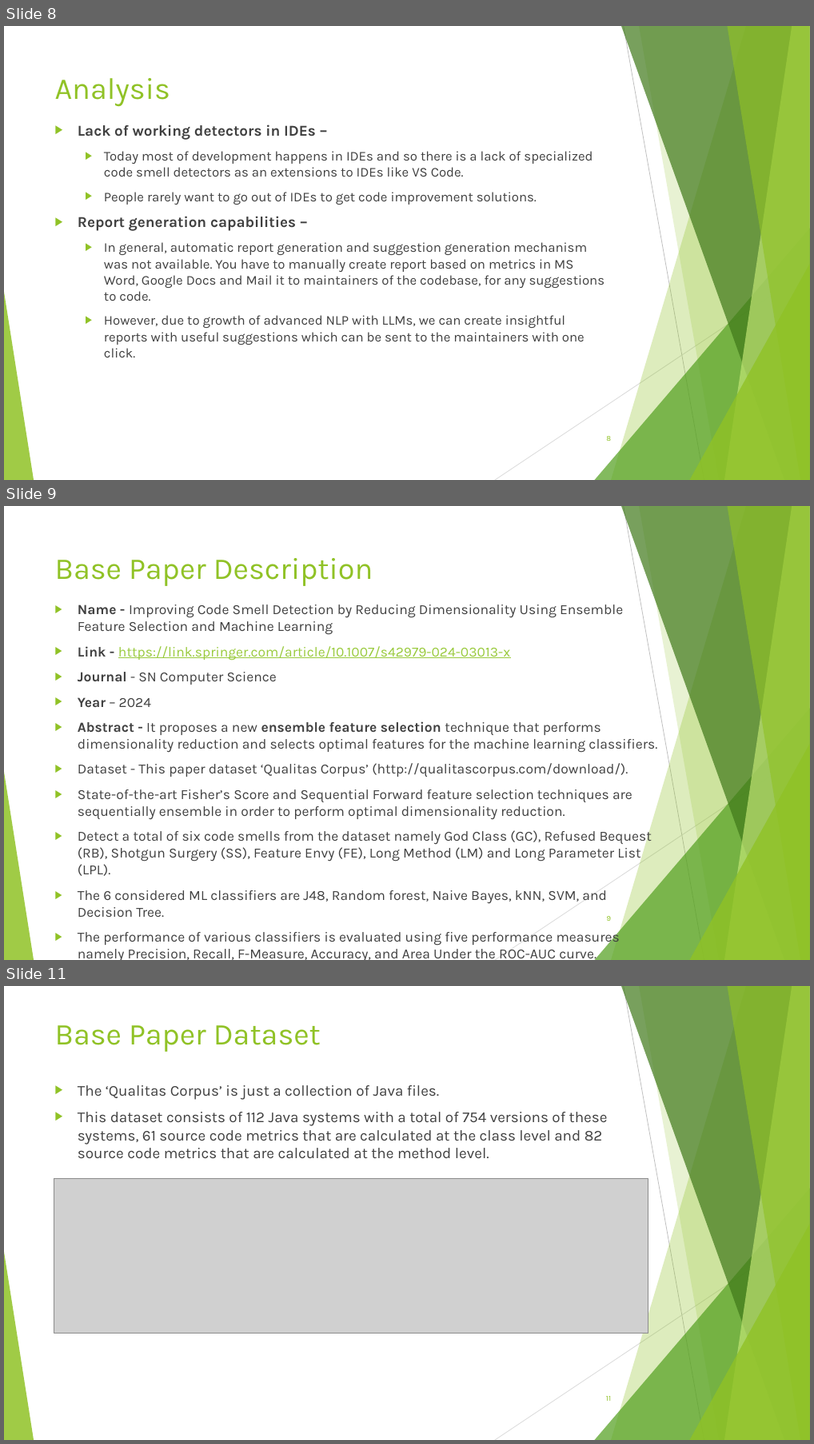
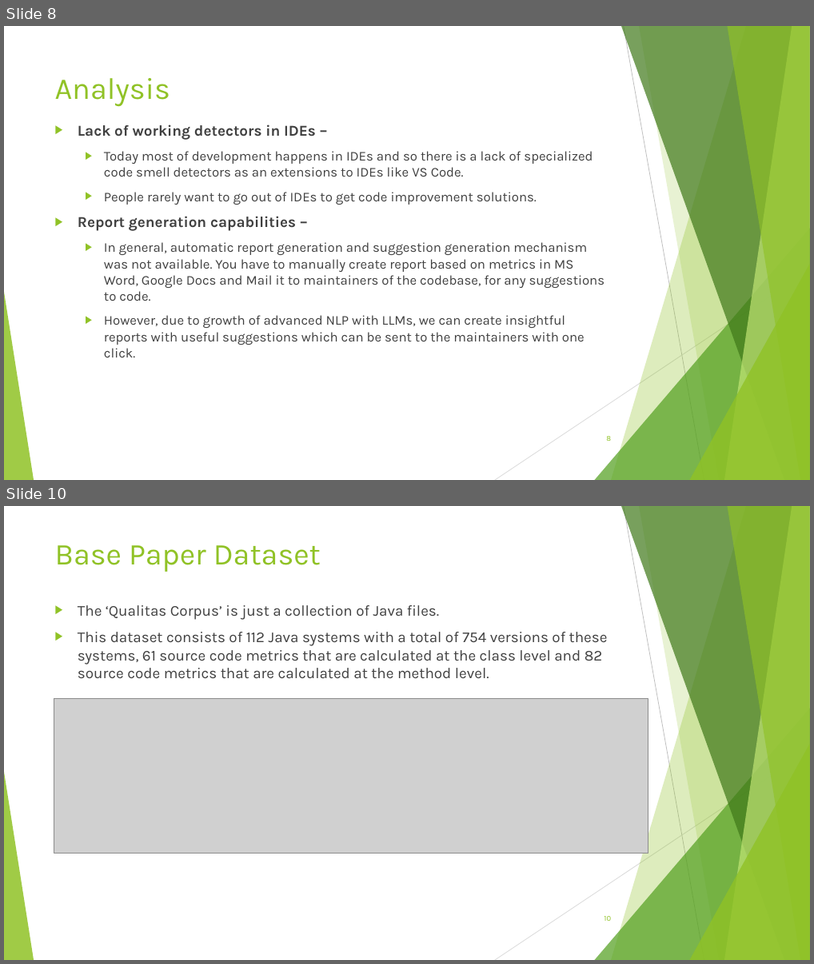
Before and after one commit to SilverDragonOfR/CodeSmell-3, a slide deck: CodeSmell.pptx. Shown one above the other, each under a label of ours: slides 8, 9 and 11 before the commit, slides 8 and 10 after it; the slides between them are not shown. The pictures are 814x1444 and 814x964 pixels, drawn with LibreOffice and Linux fonts; fonts in the diff are those of the drawing; grey boxes stand for pictures. Boxes give left, top, right and bottom in pixels: in the first picture for what was removed or moved away, otherwise in the second. Text is boxed around its words. In the diff, an @@ line names an element or a change of style, - is before the commit and + after.

```diff
--- a/CodeSmell.pptx
+++ b/CodeSmell.pptx
@@ slide 9 removed at (4,506,810,960), background #FFFFFF; not listed: 10 template elements that a slide beside it also shows @@
@@ title removed at (55,558,374,586) @@
-Base Paper Description
@@ text removed at (78,604,658,960) @@
-▶ Name - Improving Code Smell Detection by Reducing Dimensionality Using Ensemble Feature Selection and Machine Learning
-▶ Link - https://link.springer.com/article/10.1007/s42979-024-03013-x
-▶ Journal - SN Computer Science
-▶ Year – 2024
-▶ Abstract - It proposes a new ensemble feature selection technique that performs dimensionality reduction and selects optimal features for the machine learning classifiers.
-▶ Dataset - This paper dataset ‘Qualitas Corpus’ (http://qualitascorpus.com/download/).
-▶ State-of-the-art Fisher’s Score and Sequential Forward feature selection techniques are sequentially ensemble in order to perform optimal dimensionality reduction.
-▶ Detect a total of six code smells from the dataset namely God Class (GC), Refused Bequest (RB), Shotgun Surgery (SS), Feature Envy (FE), Long Method (LM) and Long Parameter List (LPL).
-▶ The 6 considered ML classifiers are J48, Random forest, Naive Bayes, kNN, SVM, and Decision Tree.
-▶ The performance of various classifiers is evaluated using five performance measures namely Precision, Recall, F-Measure, Accuracy, and Area Under the ROC-AUC curve.
@@ page number removed at (607,916,611,920) @@
-9
@@ what was slide 11 is now slide 10 @@
@@ page number at (604,916,611,920): text changed @@
-11
+10
```
Also in this commit, not shown: 4 slides changed, 1 slide added, 42 other files.
